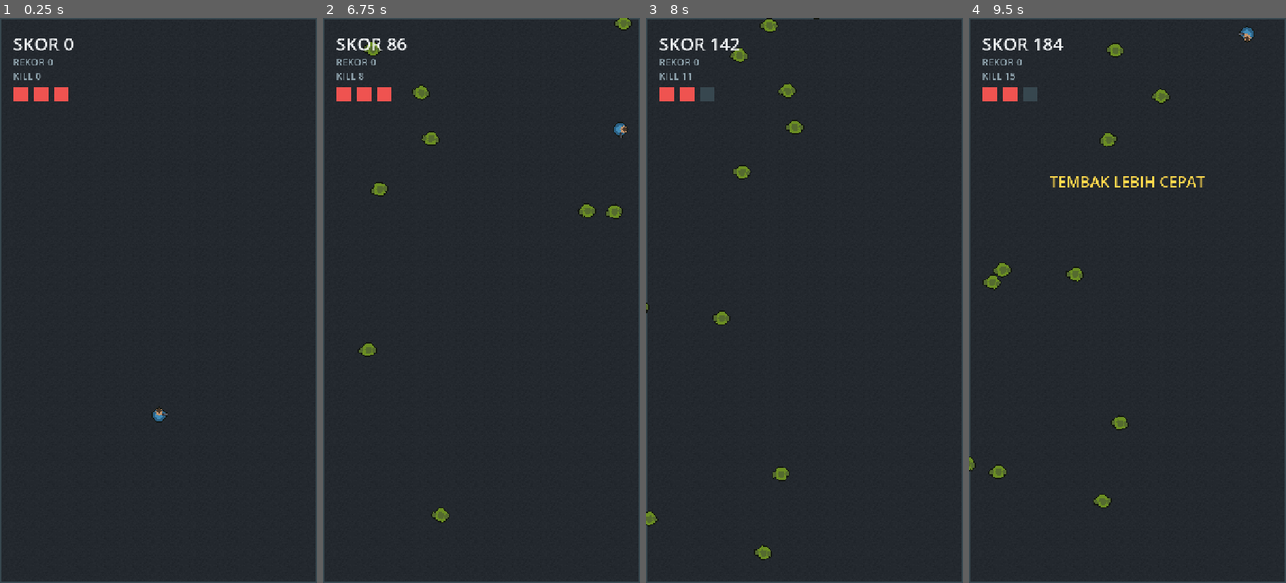
Above: before the commit, frames 1-4 (left to right).
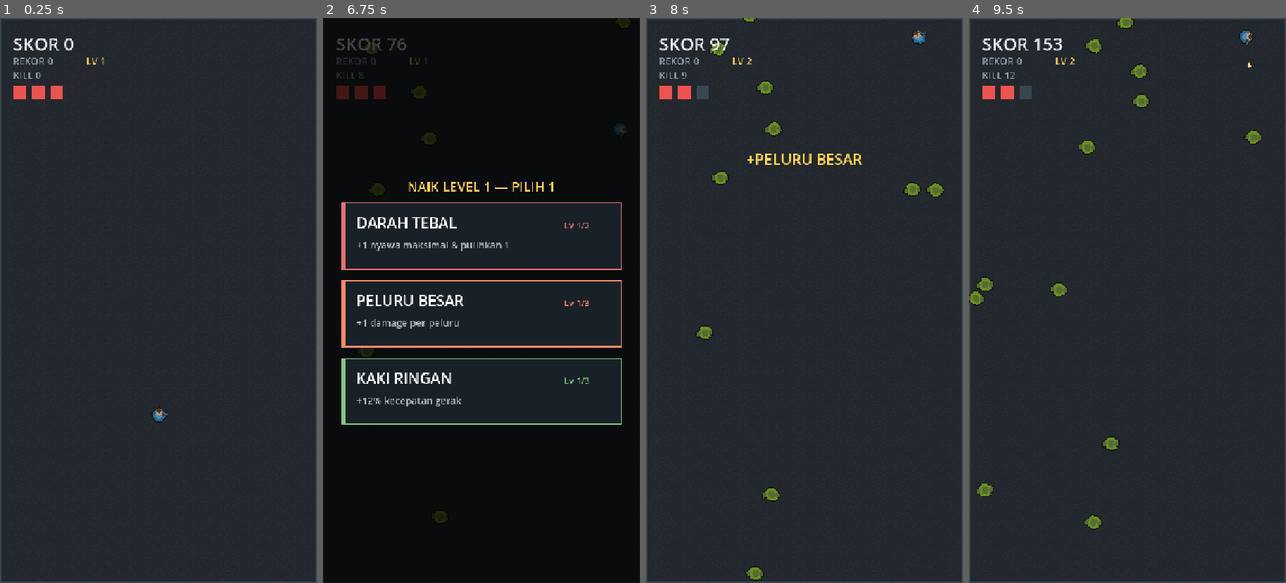
Above: after the commit, the same moments.

Repository: lolimilkita/MyFirstSimpleGame
Game: Godot game, scene res://scenes/main.tscn
The game is run twice, just before and just after one commit, with the same random seed, the same clock (stepped at 60 frames per second) and the same inputs.
Inputs (mouse positions are in pixels of both pictures, inside the frame that each line leads up to):
- Up to frame 1 (0.25 s): no input
- Up to frame 2 (6.75 s): tap Enter at 0.5 s; move the mouse to (551, 272) at 0.52 s; click (551, 272) at 0.67 s; tap Space at 1.25 s; drag from (418, 328) to (332, 311) at 1.27 s; move the mouse to (513, 176) at 2.02 s; click (513, 176) at 2.17 s; drag from (465, 413) to (532, 63) at 2.77 s; move the mouse to (576, 385) at 3.52 s; click (576, 385) at 3.67 s; drag from (386, 215) to (617, 249) at 4.27 s; move the mouse to (497, 300) at 5.02 s; click (497, 300) at 5.17 s; drag from (433, 159) to (624, 210) at 5.77 s; move the mouse to (551, 272) at 6.52 s; click (551, 272) at 6.67 s
- Up to frame 3 (8 s): drag from (741, 328) to (718, 181) at 7.27 s
- Up to frame 4 (9.5 s): move the mouse to (1159, 176) at 8.02 s; click (1159, 176) at 8.17 s; drag from (1111, 413) to (1117, 23) at 8.77 s

The runs differ from the first frame. In frame 1, 0.3% of the frame differs, in the area x 4-33%, y 7-15%; in frame 2, 72%, in the area x 0-100%, y 0-100%; in frame 3, 2.8%; in frame 4, 3.2%.

Commit message:
feat: kartu upgrade acak + ikon 512/adaptive (v0.3.0)

Diff:
--- a/project.godot
+++ b/project.godot
@@ -6,7 +6,7 @@
 config/description="Endless zombie survivor"
 run/main_scene="res://scenes/main.tscn"
 config/features=PackedStringArray("4.7", "GL Compatibility")
-config/icon="res://icon.svg"
+config/icon="res://assets/icon/icon_512.png"
 
 [display]
 
--- a/scenes/main.tscn
+++ b/scenes/main.tscn
@@ -21,4 +21,5 @@
 grow_horizontal = 2
 grow_vertical = 2
 mouse_filter = 2
+process_mode = 3
 script = ExtResource("2_hud")
--- a/scripts/bullet.gd
+++ b/scripts/bullet.gd
@@ -6,6 +6,7 @@
 
 var direction := Vector2.RIGHT
 var pierce := 0
+var damage := 1
 var traveled := 0.0
 var _hit_ids := {}
 
@@ -30,7 +31,7 @@
 	if _hit_ids.has(id):
 		return
 	_hit_ids[id] = true
-	area.hit(1)
+	area.hit(damage)
 	if pierce > 0:
 		pierce -= 1
 	else:
--- a/scripts/game.gd
+++ b/scripts/game.gd
@@ -21,12 +21,15 @@
 	"brute": {"hp": 6, "speed": 56.0, "score": 40, "scale": 2.0, "radius": 22.0},
 }
 
-const UPGRADES := [
-	{"kills": 15, "label": "TEMBAK LEBIH CEPAT"},
-	{"kills": 40, "label": "TEMBAKAN GANDA"},
-	{"kills": 80, "label": "PELURU TEMBUS"},
-	{"kills": 140, "label": "TEMBAK LEBIH CEPAT"},
-	{"kills": 220, "label": "TEMBAKAN TRIPEL"},
+const UPGRADE_POOL := [
+	{"id": "fire_rate", "title": "TEMBAK CEPAT", "desc": "-18% jeda tembak", "max": 5, "weight": 3, "color": Color("ffb74d")},
+	{"id": "multishot", "title": "PELURU GANDA", "desc": "+1 peluru setiap tembakan", "max": 2, "weight": 2, "color": Color("4fc3f7")},
+	{"id": "pierce", "title": "PELURU TEMBUS", "desc": "Peluru menembus +1 zombie", "max": 3, "weight": 2, "color": Color("ba68c8")},
+	{"id": "speed", "title": "KAKI RINGAN", "desc": "+12% kecepatan gerak", "max": 3, "weight": 3, "color": Color("81c784")},
+	{"id": "max_hp", "title": "DARAH TEBAL", "desc": "+1 nyawa maksimal & pulihkan 1", "max": 2, "weight": 2, "color": Color("e57373")},
+	{"id": "magnet", "title": "MAGNET", "desc": "Tarik koin +60% lebih jauh", "max": 2, "weight": 2, "color": Color("ffd54f")},
+	{"id": "damage", "title": "PELURU BESAR", "desc": "+1 damage per peluru", "max": 3, "weight": 2, "color": Color("ff8a65")},
+	{"id": "range", "title": "BIDIK JAUH", "desc": "+18% jangkauan tembak", "max": 3, "weight": 1, "color": Color("90caf9")},
 ]
 
 const MAX_ZOMBIES := 55
@@ -56,7 +59,11 @@
 var bonus_points := 0
 var score := 0
 var best := 0
-var tier := 0
+var _stacks := {}
+var choosing := false
+var options: Array = []
+var level := 1
+var next_level := 8
 var _horde_busy := false
 var _dbg := false
 var _maxt := 0.0
@@ -119,9 +126,9 @@
 		var hp := -1
 		if player != null:
 			hp = player.hp
-		print("[dbg] t=%.1f score=%d kills=%d z=%d p=%d hp=%d tier=%d run=%s" % [
+		print("[dbg] t=%.1f score=%d kills=%d z=%d p=%d hp=%d lv=%d run=%s" % [
 			elapsed, score, kills, zombies_root.get_child_count(),
-			pickups_root.get_child_count(), hp, tier, running])
+			pickups_root.get_child_count(), hp, level, running])
 
 
 func current_interval() -> float:
@@ -218,17 +225,66 @@
 	kills += 1
 	kill_points += value
 	_sfx("dead", -8.0)
-	_check_tiers()
 	_maybe_drop(pos)
-
-
-func _check_tiers() -> void:
-	while tier < UPGRADES.size() and kills >= int(UPGRADES[tier]["kills"]):
-		tier += 1
-		if player != null:
-			player.apply_tier(tier)
-		hud.toast(str(UPGRADES[tier - 1]["label"]))
-		_sfx("upgrade", -3.0)
+	if kills >= next_level and not choosing:
+		_level_up()
+
+
+func _level_up() -> void:
+	options = _roll_upgrades(3)
+	if options.is_empty():
+		return
+	choosing = true
+	hud.show_upgrades(options)
+	get_tree().paused = true
+	if OS.is_debug_build() and OS.get_environment("BT_AUTOPICK") == "1":
+		await get_tree().create_timer(0.2, true).timeout
+		if choosing:
+			choose_upgrade(randi() % options.size())
+
+
+func _roll_upgrades(n: int) -> Array:
+	var pool: Array = []
+	for u in UPGRADE_POOL:
+		if int(_stacks.get(u["id"], 0)) < int(u["max"]):
+			pool.append(u)
+	var out: Array = []
+	while out.size() < n and not pool.is_empty():
+		var total := 0
+		for u in pool:
+			total += int(u["weight"])
+		var r := randi() % total
+		var acc := 0
+		var pick := 0
+		for i in pool.size():
+			acc += int(pool[i]["weight"])
+			if r < acc:
+				pick = i
+				break
+		out.append(pool[pick])
+		pool.remove_at(pick)
+	return out
+
+
+func choose_upgrade(index: int) -> void:
+	if not choosing or index < 0 or index >= options.size():
+		return
+	var u: Dictionary = options[index]
+	var id := String(u["id"])
+	_stacks[id] = int(_stacks.get(id, 0)) + 1
+	player.apply_upgrade(id, int(_stacks[id]))
+	_sfx("upgrade", -3.0)
+	hud.toast("+" + String(u["title"]))
+	level += 1
+	next_level = kills + 6 + level * 2
+	if _dbg:
+		print("[dbg] PICK %s (lv %d) fire=%.2f shots=%d pierce=%d dmg=%d spd=%.2f hp=%d/%d" % [
+			id, level, player.fire_interval, player.shots, player.pierce,
+			player.damage, player.move_mult, player.hp, player.max_hp])
+	choosing = false
+	options = []
+	hud.hide_upgrades()
+	get_tree().paused = false
 
 
 func add_bonus(points: int) -> void:
@@ -237,6 +293,10 @@
 
 func _on_player_died() -> void:
 	running = false
+	choosing = false
+	options = []
+	hud.hide_upgrades()
+	get_tree().paused = false
 	if score > best:
 		best = score
 		_save_best(best)
@@ -260,7 +320,13 @@
 	kill_points = 0
 	bonus_points = 0
 	score = 0
-	tier = 0
+	_stacks.clear()
+	level = 1
+	next_level = 8
+	choosing = false
+	options = []
+	get_tree().paused = false
+	hud.hide_upgrades()
 	_horde_busy = false
 	running = true
 	player.reset()
--- a/scripts/hud.gd
+++ b/scripts/hud.gd
@@ -1,5 +1,5 @@
 extends Control
-## HUD: skor, rekor, kill, hati, toast upgrade, panah horde, layar game over.
+## HUD: skor/rekor/kill/hati, toast, panah horde, kartu upgrade, layar game over.
 
 var game: Node = null
 var game_over := false
@@ -8,6 +8,7 @@
 var _toast_t := 0.0
 var _arrow_side := -1
 var _arrow_t := 0.0
+var _cards: Array = []
 
 
 func setup(g: Node) -> void:
@@ -28,6 +29,15 @@
 	_arrow_t = 1.5
 
 
+func show_upgrades(opts: Array) -> void:
+	_cards = opts.duplicate()
+	queue_redraw()
+
+
+func hide_upgrades() -> void:
+	_cards = []
+
+
 func show_game_over() -> void:
 	game_over = true
 
@@ -44,9 +54,26 @@
 	queue_redraw()
 
 
+func _card_rect(i: int) -> Rect2:
+	var h := 150.0
+	var gap := 26.0
+	var n := _cards.size()
+	var total := float(n) * h + float(n - 1) * gap
+	var top := size.y * 0.5 - total * 0.5 + 30.0
+	return Rect2(42.0, top + float(i) * (h + gap), size.x - 84.0, h)
+
+
 func _unhandled_input(event: InputEvent) -> void:
-	if game_over and event is InputEventScreenTouch and event.pressed:
-		if game != null:
+	if event is InputEventScreenTouch and event.pressed:
+		if not _cards.is_empty():
+			var pos: Vector2 = (event as InputEventScreenTouch).position
+			for i in _cards.size():
+				if _card_rect(i).has_point(pos):
+					game.choose_upgrade(i)
+					get_viewport().set_input_as_handled()
+					return
+			return
+		if game_over and game != null:
 			game.restart()
 
 
@@ -58,23 +85,30 @@
 	var grey := Color("90a4ae")
 
 	draw_string(font, Vector2(30.0, 74.0), "SKOR %d" % game.score, HORIZONTAL_ALIGNMENT_LEFT, -1.0, 40, white)
-	draw_string(font, Vector2(30.0, 108.0), "REKOR %d" % best, HORIZONTAL_ALIGNMENT_LEFT, -1.0, 22, grey)
-	draw_string(font, Vector2(30.0, 140.0), "KILL %d" % game.kills, HORIZONTAL_ALIGNMENT_LEFT, -1.0, 22, grey)
+	draw_string(font, Vector2(30.0, 106.0), "REKOR %d" % best, HORIZONTAL_ALIGNMENT_LEFT, -1.0, 22, grey)
+	draw_string(font, Vector2(196.0, 106.0), "LV %d" % game.level, HORIZONTAL_ALIGNMENT_LEFT, -1.0, 22, Color("ffd54f"))
+	draw_string(font, Vector2(30.0, 138.0), "KILL %d" % game.kills, HORIZONTAL_ALIGNMENT_LEFT, -1.0, 22, grey)
 
 	var hp := 3
+	var max_hp := 3
 	if game.player != null:
 		hp = game.player.hp
-	for i in 3:
+		max_hp = game.player.max_hp
+	for i in max_hp:
 		var c := Color("ef5350") if i < hp else Color("37474f")
-		draw_rect(Rect2(30.0 + float(i) * 46.0, 156.0, 34.0, 34.0), c, true)
+		draw_rect(Rect2(30.0 + float(i) * 42.0, 154.0, 30.0, 30.0), c, true)
 
 	if _arrow_t > 0.0 and _arrow_side >= 0:
 		_draw_arrow()
 
 	if _toast_t > 0.0 and _toast_text != "":
 		var a := clampf(_toast_t / 0.6, 0.0, 1.0)
-		draw_string(font, Vector2(0.0, size.y * 0.30), _toast_text,
+		draw_string(font, Vector2(0.0, size.y * 0.26), _toast_text,
 			HORIZONTAL_ALIGNMENT_CENTER, size.x, 34, Color(1.0, 0.85, 0.3, a))
+
+	if not _cards.is_empty():
+		_draw_cards(font)
+		return
 
 	if game_over:
 		draw_rect(Rect2(0.0, 0.0, size.x, size.y), Color(0.0, 0.0, 0.0, 0.6), true)
@@ -90,6 +124,31 @@
 				HORIZONTAL_ALIGNMENT_CENTER, size.x, 28, grey)
 		draw_string(font, Vector2(0.0, size.y * 0.62), "Ketuk untuk coba lagi",
 			HORIZONTAL_ALIGNMENT_CENTER, size.x, 30, grey)
+
+
+func _draw_cards(font: Font) -> void:
+	draw_rect(Rect2(0.0, 0.0, size.x, size.y), Color(0.0, 0.0, 0.0, 0.72), true)
+	var n := _cards.size()
+	var total := float(n) * 150.0 + float(n - 1) * 26.0
+	var top := size.y * 0.5 - total * 0.5 + 30.0
+	draw_string(font, Vector2(0.0, top - 26.0), "NAIK LEVEL %d — PILIH 1" % game.level,
+		HORIZONTAL_ALIGNMENT_CENTER, size.x, 30, Color("ffd54f"))
+
+	for i in _cards.size():
+		var u: Dictionary = _cards[i]
+		var r := _card_rect(i)
+		var accent: Color = u.get("color", Color("ffd54f"))
+		draw_rect(r, Color(0.10, 0.13, 0.16, 0.98), true)
+		draw_rect(r, accent, false, 3.0)
+		draw_rect(Rect2(r.position.x, r.position.y, 10.0, r.size.y), accent, true)
+		draw_string(font, r.position + Vector2(34.0, 58.0), String(u["title"]),
+			HORIZONTAL_ALIGNMENT_LEFT, -1.0, 34, Color("ffffff"))
+		draw_string(font, r.position + Vector2(34.0, 104.0), String(u["desc"]),
+			HORIZONTAL_ALIGNMENT_LEFT, -1.0, 22, Color("b0bec5"))
+		var stacks := int(game._stacks.get(u["id"], 0))
+		draw_string(font, r.position + Vector2(r.size.x - 130.0, 58.0),
+			"Lv %d/%d" % [stacks + 1, int(u["max"])],
+			HORIZONTAL_ALIGNMENT_LEFT, -1.0, 20, accent)
 
 
 func _draw_arrow() -> void:
--- a/scripts/pickup.gd
+++ b/scripts/pickup.gd
@@ -31,7 +31,8 @@
 	if game == null or game.player == null or not is_instance_valid(game.player):
 		return
 	var d: Vector2 = game.player.position - position
-	if d.length() < MAGNET and d.length() > 1.0:
+	var reach: float = game.player.magnet
+	if d.length() < reach and d.length() > 1.0:
 		position += d.normalized() * (240.0 * delta)
 
 
--- a/scripts/player.gd
+++ b/scripts/player.gd
@@ -1,26 +1,32 @@
 extends Area2D
-## Pemain: drag 1:1, auto-fire ke zombie terdekat, 3 HP, upgrade per tier.
+## Pemain: drag 1:1, auto-fire, 3 HP awal. Stat naik lewat kartu upgrade.
 
 signal died
 signal hp_changed
 
-const MAX_HP := 3
 const BULLET_SCENE := preload("res://scenes/bullet.tscn")
 
 var BOUNDS := Rect2(40.0, 150.0, 640.0, 1080.0)
 var _reset_pos := Vector2(360.0, 870.0)
 var game: Node = null
-var hp := MAX_HP
+
+var max_hp := 3
+var hp := 3
 var alive := true
 var invuln := 0.0
 var fire_cd := 0.0
 var knock := Vector2.ZERO
 var dragging := false
 var aim := Vector2.RIGHT
+
+# --- stat yang bisa diubah kartu upgrade ---
 var fire_interval := 0.35
 var range_px := 260.0
 var shots := 1
 var pierce := 0
+var damage := 1
+var move_mult := 1.0
+var magnet := 120.0
 
 @onready var _sprite: Sprite2D = $Sprite2D
 
@@ -35,22 +41,9 @@
 	_reset_pos = Vector2(a.size.x * 0.5, a.size.y * 0.7)
 
 
-func apply_tier(new_tier: int) -> void:
-	match new_tier:
-		1:
-			fire_interval = 0.28
-		2:
-			shots = 2
-		3:
-			pierce = 1
-		4:
-			fire_interval = 0.24
-		5:
-			shots = 3
-
-
 func reset() -> void:
-	hp = MAX_HP
+	max_hp = 3
+	hp = 3
 	alive = true
 	invuln = 0.0
 	fire_cd = 0.0
@@ -58,14 +51,41 @@
 	dragging = false
 	visible = true
 	fire_interval = 0.35
+	range_px = 260.0
 	shots = 1
 	pierce = 0
+	damage = 1
+	move_mult = 1.0
+	magnet = 120.0
 	position = _reset_pos
 	hp_changed.emit(hp)
 
 
+## Dipanggil game saat pemain memilih kartu.
+func apply_upgrade(id: String, _stacks: int) -> void:
+	match id:
+		"fire_rate":
+			fire_interval = maxf(0.12, fire_interval * 0.82)
+		"multishot":
+			shots = mini(3, shots + 1)
+		"pierce":
+			pierce = mini(4, pierce + 1)
+		"speed":
+			move_mult = minf(1.8, move_mult + 0.12)
+		"max_hp":
+			max_hp = mini(5, max_hp + 1)
+			hp = mini(max_hp, hp + 1)
+			hp_changed.emit(hp)
+		"magnet":
+			magnet = minf(420.0, magnet * 1.6)
+		"damage":
+			damage += 1
+		"range":
+			range_px = minf(520.0, range_px * 1.18)
+
+
 func heal(n: int) -> void:
-	hp = mini(MAX_HP, hp + n)
+	hp = mini(max_hp, hp + n)
 	hp_changed.emit(hp)
 
 
@@ -80,7 +100,7 @@
 
 
 func _move(d: Vector2) -> void:
-	position += d
+	position += d * move_mult
 	position.x = clampf(position.x, BOUNDS.position.x, BOUNDS.end.x)
 	position.y = clampf(position.y, BOUNDS.position.y, BOUNDS.end.y)
 
@@ -100,7 +120,7 @@
 		knock = knock.move_toward(Vector2.ZERO, 2200.0 * delta)
 		_move(Vector2.ZERO)
 
-	if game != null and game.running:
+	if game != null and game.running and not game.choosing:
 		fire_cd -= delta
 		if fire_cd <= 0.0:
 			fire_cd = fire_interval
@@ -125,6 +145,7 @@
 		b.position = position + d * 22.0
 		b.direction = d
 		b.pierce = pierce
+		b.damage = damage
 		game.bullets_root.add_child(b)
 	game._sfx("shoot", -12.0)
 
Binary file added: assets/icon/adaptive_bg.png
Not shown, added: assets/icon/adaptive_bg.png.import
Binary file added: assets/icon/adaptive_fg.png
Not shown, added: assets/icon/adaptive_fg.png.import
Binary file added: assets/icon/icon_512.png
Not shown, added: assets/icon/icon_512.png.import
Binary file added: docs/06-upgrade-cards.png
Binary file added: docs/07-after-pick.png
Binary file added: docs/08-hud-level.png
Not shown, changed: export_presets.cfg
Not shown, changed: docs/GDD.md
Not shown, added: docs/devlog-i3.md
